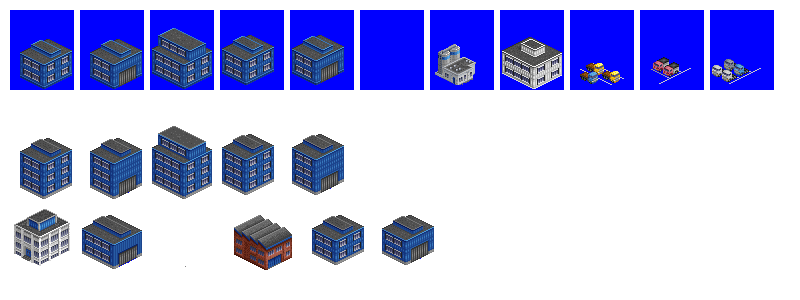
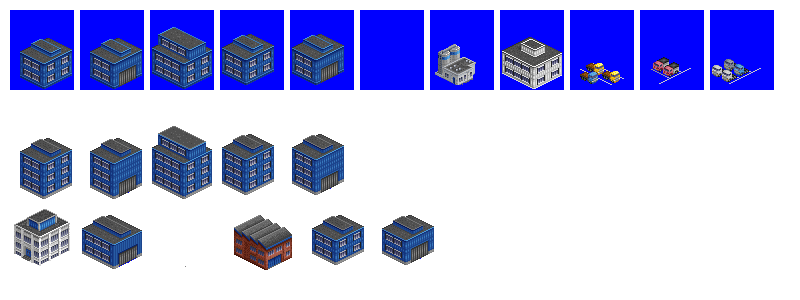
Comparing the layer stacks of the two 800x300 images. Changes:
painted on "rear assembly hall windows" (1st of 2) over bbox(20, 38, 72, 66)
painted on "rear assembly hall doors" (1st of 2) over bbox(90, 36, 189, 66)
painted on "central assembly hall" (1st of 2) over bbox(152, 27, 212, 66)
painted on "front assembly hall windows" (1st of 3) over bbox(222, 34, 274, 62)
painted on "front assembly hall doors" (1st of 3) over bbox(292, 34, 344, 62)
